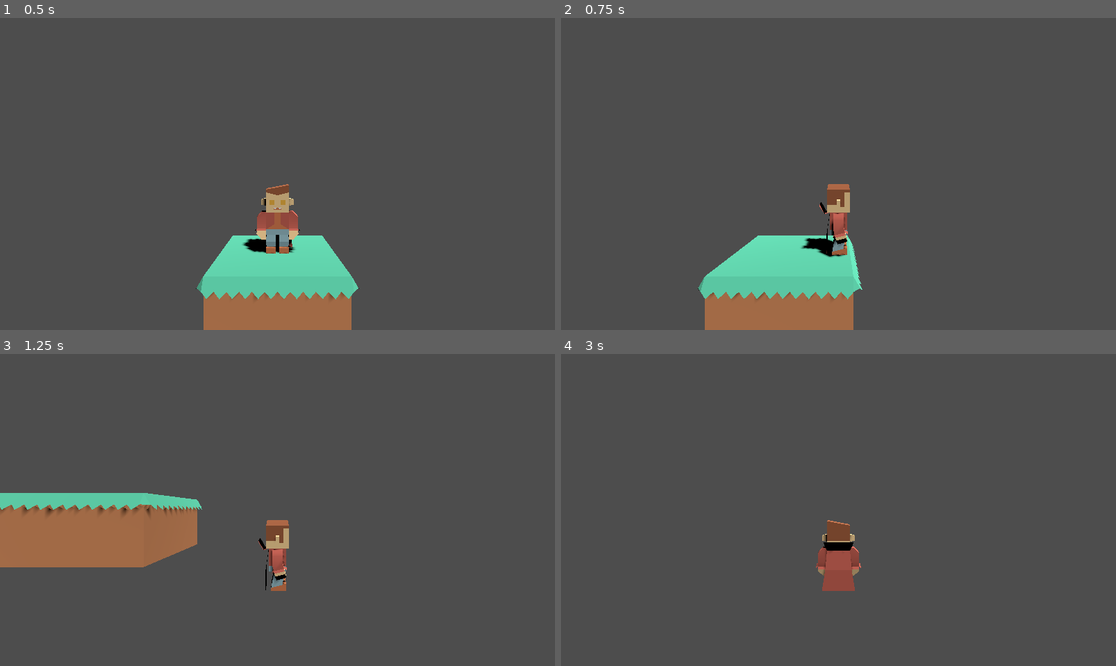
Above: before the commit, frames 1-4 (two rows, left to right).
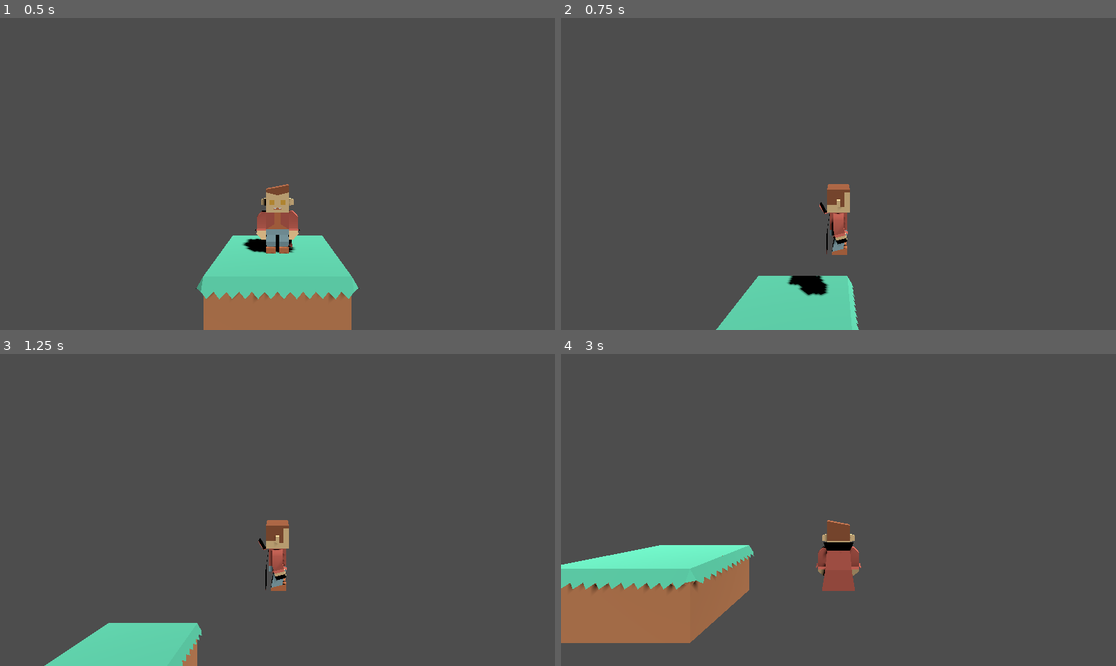
Above: after the commit, the same moments.

Repository: casaer01/gameplatform3d
Game: Godot game, scene res://Level01.tscn
Two runs of this game, one before a commit and one after it. Both use one fixed random seed, a clock stepped at 60 frames per second and the inputs below.
Inputs:
- Up to frame 1 (0.5 s): no input
- Up to frame 2 (0.75 s): tap Enter at 0.5 s; hold D (move_right) from 0.53 s (still down); tap Space (move_jump) at 0.6 s
- Up to frame 3 (1.25 s): keep holding D (move_right); tap Space (move_jump) at 0.77, 1.07 s
- Up to frame 4 (3 s): release D (move_right) at 1.28 s; hold S (move_backward) 1.28-2.03 s; tap Space (move_jump) at 1.35, 1.52, 1.82, 2.1, 2.85 s; hold D (move_right) 2.03-2.78 s; hold W (move_forward) from 2.78 s (still down)

Frame 1 is identical in both runs. In frame 2, 6.7% of the frame differs, in the area x 24-55%, y 60-100%; in frame 3, 11%, in the area x 0-52%, y 44-100%; in frame 4, 9.2%.

Commit message:
added jump function & game over

Diff:
--- a/Player.gd
+++ b/Player.gd
@@ -9,12 +9,19 @@
 @onready var model : MeshInstance3D = get_node("Model")
 
 func _physics_process(delta: float) -> void:
+
+	#pull player down when in air
 	if not is_on_floor():
 		velocity.y -= gravity * delta
+
+	#jump function only on floor
+	if Input.is_action_just_pressed("move_jump") and is_on_floor():
+		velocity.y = jump_force
 
 	var input = Input.get_vector("move_left","move_right","move_forward","move_backward")
 	var dir = Vector3(input.x,0, input.y)
 
+	#direction to velocity
 	velocity.x = dir.x * move_speed
 	velocity.z = dir.z * move_speed
 
@@ -25,3 +32,9 @@
 		facing_angle = Vector2(input.y, input.x).angle()
 
 	model.rotation.y = lerp_angle(model.rotation.y, facing_angle, 0.5)
+
+	if global_position.y < -5:
+		game_over()
+
+func game_over():
+	get_tree().reload_current_scene()
